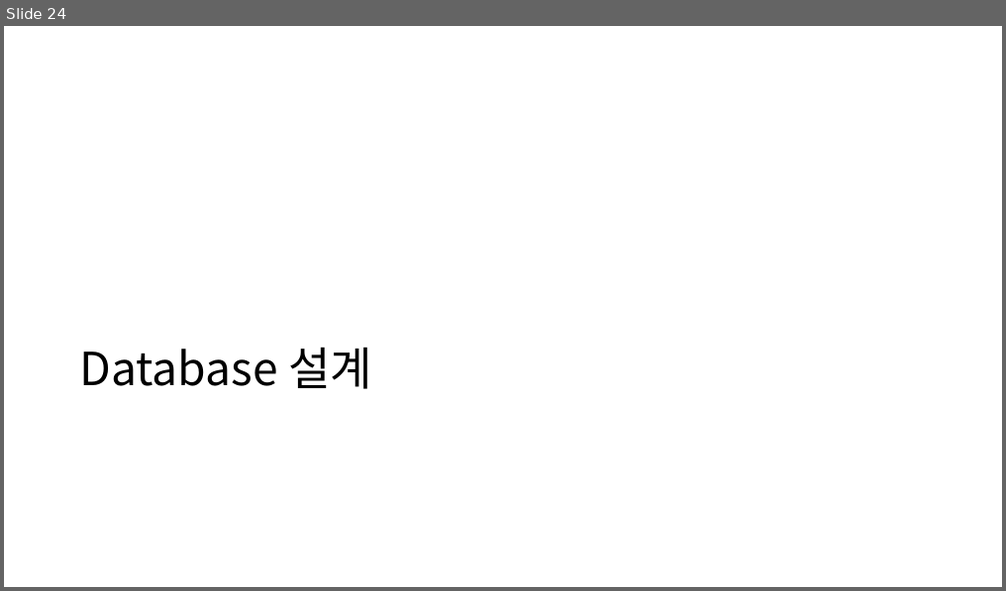
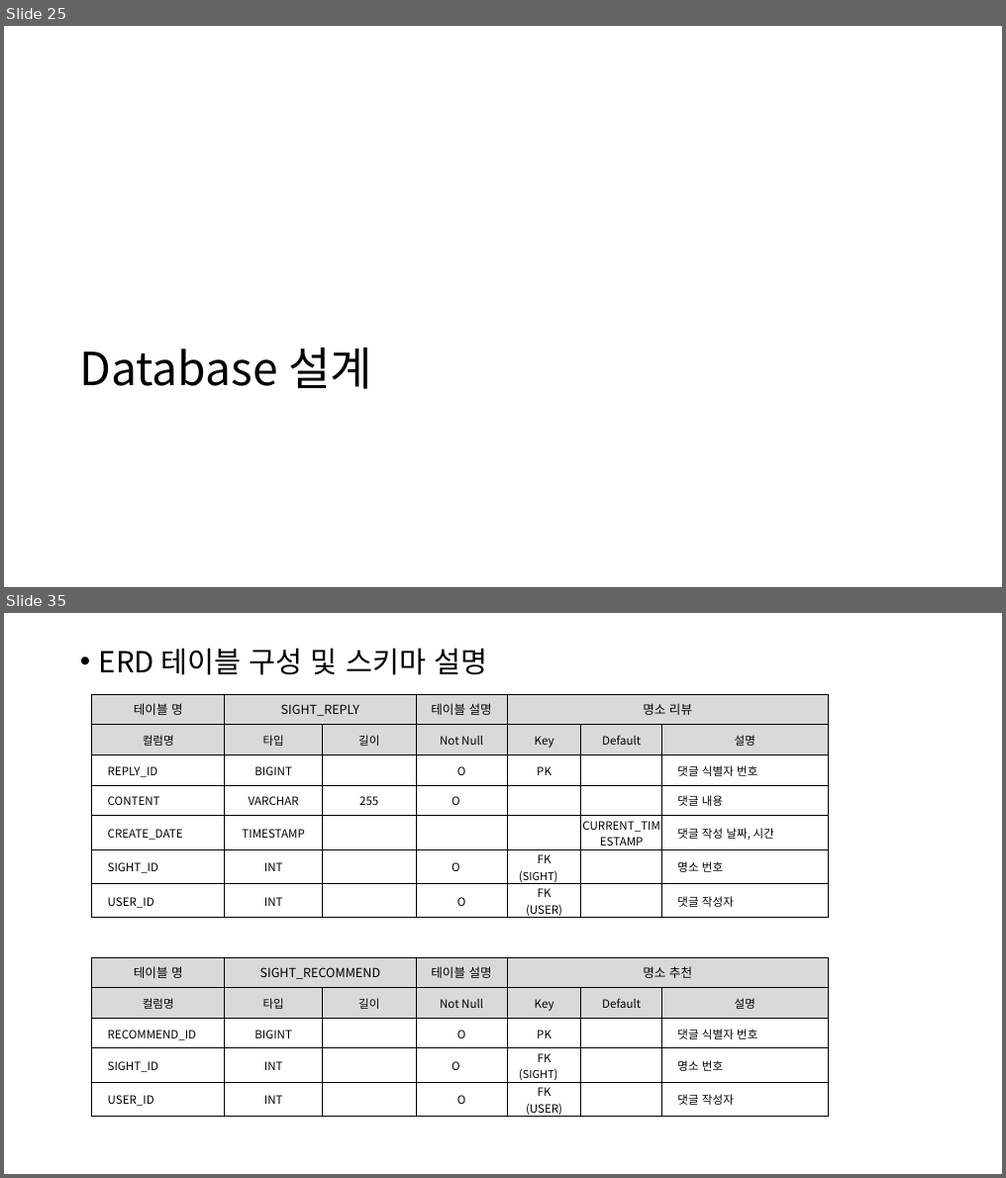
Before and after one commit to hahahahohohoho/mini_project, a slide deck: 빅데이터프로젝트계획서 (1).pptx. Shown one above the other, each under a label of ours: slide 24 before the commit, slides 25 and 35 after it; the slides between them are not shown. The pictures are 1006x591 and 1006x1178 pixels, drawn with LibreOffice and Linux fonts; fonts in the diff are those of the drawing. Boxes give left, top, right and bottom in pixels: in the first picture for what was removed or moved away, otherwise in the second. Text is boxed around its words. In the diff, an @@ line names an element or a change of style, - is before the commit and + after.

```diff
--- a/빅데이터프로젝트계획서 (1).pptx
+++ b/빅데이터프로젝트계획서 (1).pptx
@@ slide 35 added at [4, 613, 1002, 1174], background #FFFFFF @@
@@ text added at [99, 648, 487, 675], 28 pt, text #000000 @@
+• ERD 테이블 구성 및 스키마 설명
@@ table added at [91, 694, 829, 922], 7 rows, 7 columns @@
+테이블 명 | SIGHT_REPLY |  | 테이블 설명 | 명소 리뷰 |  | 
+컬럼명 | 타입 | 길이 | Not Null | Key | Default | 설명
+REPLY_ID | BIGINT |  | O | PK |  | 댓글 식별자 번호
+CONTENT | VARCHAR | 255 | O |  |  | 댓글 내용
+CREATE_DATE | TIMESTAMP |  |  |  | CURRENT_TIMESTAMP | 댓글 작성 날짜, 시간
+SIGHT_ID | INT |  | O | FK / (SIGHT) |  | 명소 번호
+USER_ID | INT |  | O | FK / (USER) |  | 댓글 작성자
@@ table added at [91, 958, 829, 1121], 5 rows, 7 columns @@
+테이블 명 | SIGHT_RECOMMEND |  | 테이블 설명 | 명소 추천 |  | 
+컬럼명 | 타입 | 길이 | Not Null | Key | Default | 설명
+RECOMMEND_ID | BIGINT |  | O | PK |  | 댓글 식별자 번호
+SIGHT_ID | INT |  | O | FK / (SIGHT) |  | 명소 번호
+USER_ID | INT |  | O | FK / (USER) |  | 댓글 작성자
@@ what was slide 24 is now slide 25 @@
```
Also in this commit, not shown: 14 slides changed, 3 other slides added, 11 other files.
